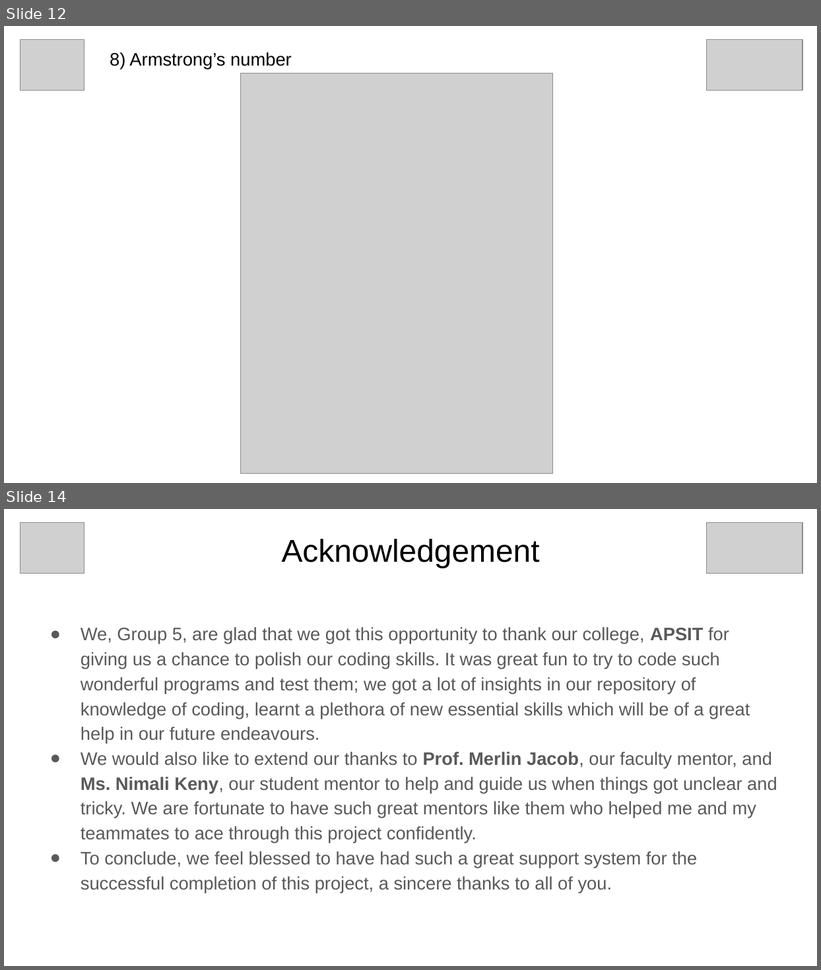
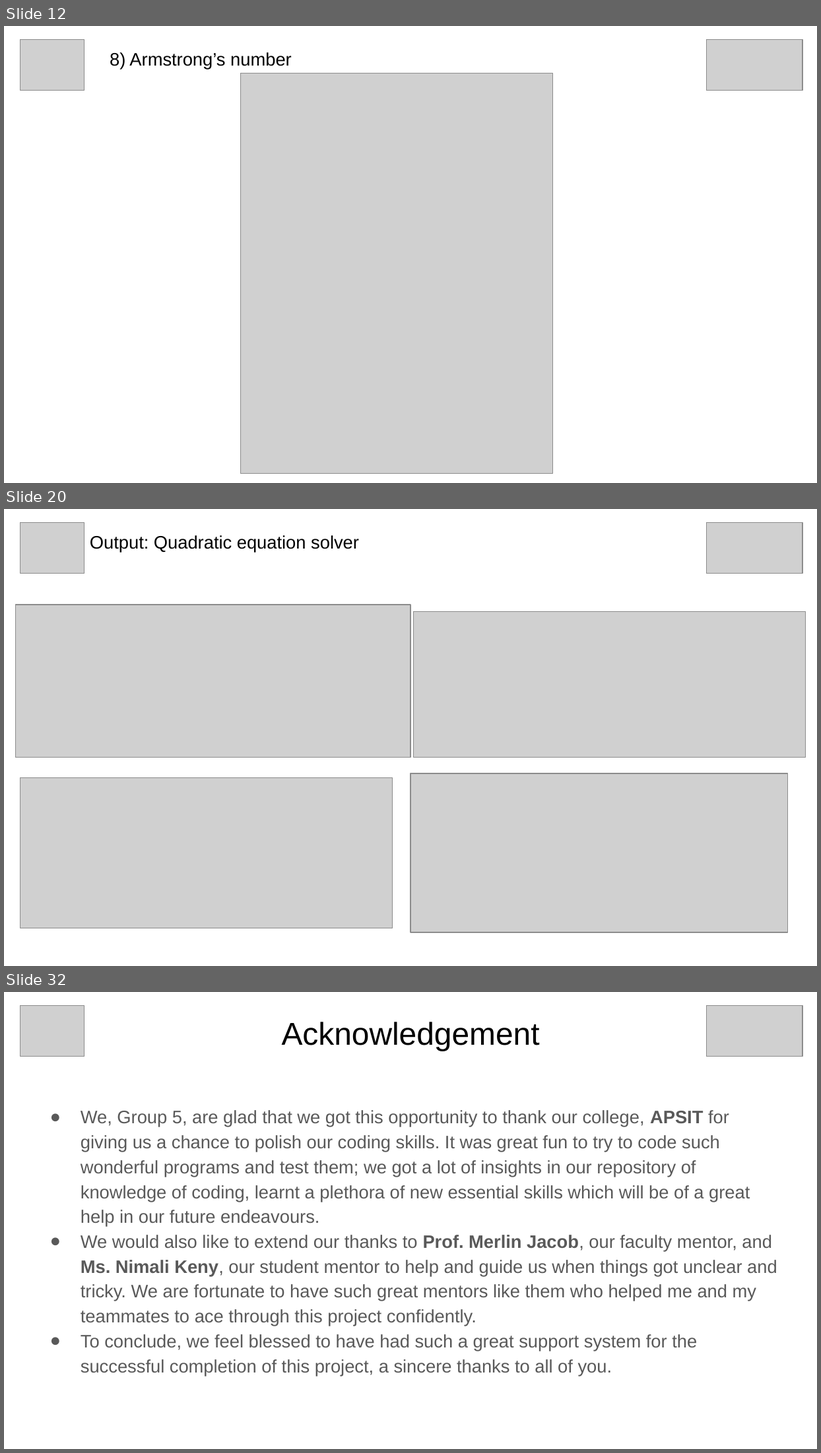
Before and after one commit to grey-hat2003/internship-project, a slide deck: docs/PyPptB2_5.pptx. Shown one above the other, each under a label of ours: slides 12 and 14 before the commit, slides 12, 20 and 32 after it; the slides between them are not shown. The pictures are 821x970 and 821x1453 pixels, drawn with LibreOffice and Linux fonts; fonts in the diff are those of the drawing; grey boxes stand for pictures. Boxes give left, top, right and bottom in pixels: in the first picture for what was removed or moved away, otherwise in the second. Text is boxed around its words. In the diff, an @@ line names an element or a change of style, - is before the commit and + after.

```diff
--- a/docs/PyPptB2_5.pptx
+++ b/docs/PyPptB2_5.pptx
@@ slide 20 added at box(4, 509, 817, 966), background #FFFFFF @@
@@ picture added at box(20, 523, 84, 574) @@
@@ picture added at box(706, 523, 803, 574) @@
@@ title added at box(90, 535, 359, 552), 16 pt, text #000000 @@
+Output: Quadratic equation solver
@@ picture added at box(15, 605, 411, 758) @@
@@ picture added at box(414, 611, 806, 758) @@
@@ picture added at box(20, 778, 393, 929) @@
@@ picture added at box(411, 774, 788, 933) @@
@@ what was slide 14 is now slide 32 @@
```
Also in this commit, not shown: 3 slides changed, 17 other slides added, 1 other file.
